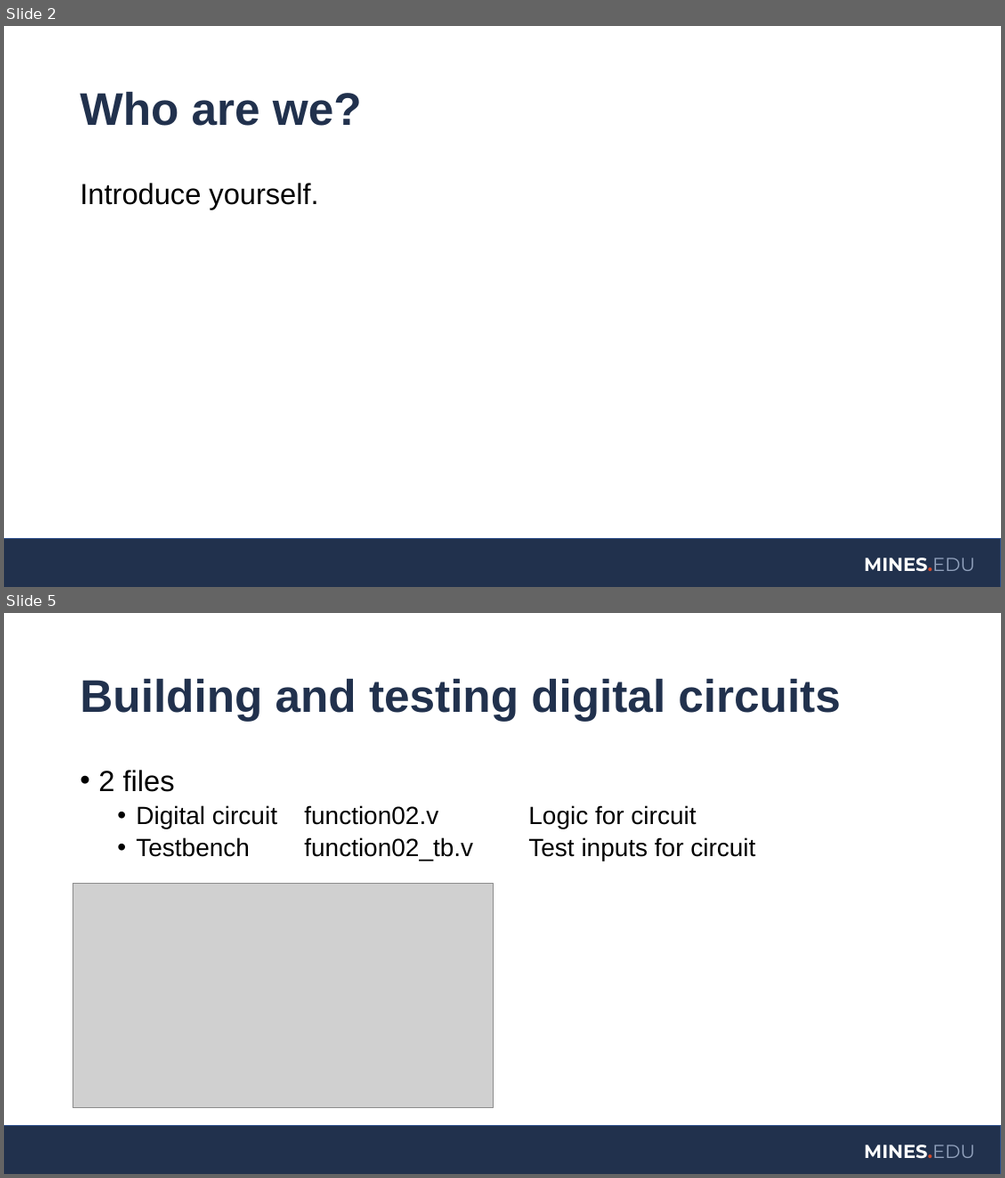
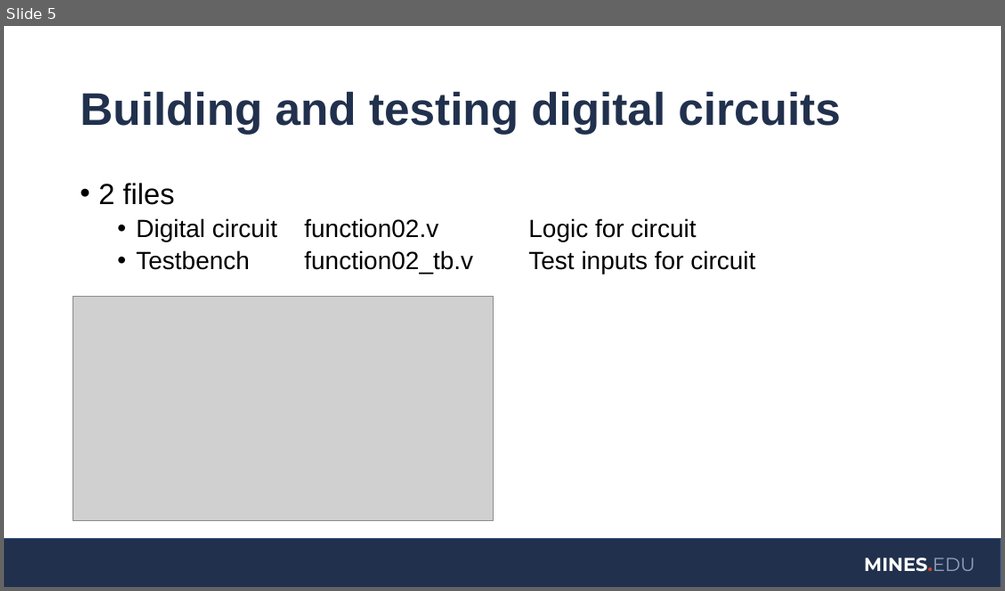
Before and after one commit to coulston/Digital-Design, a slide deck: Laboratory Latex/Lab01SimpleVerilog/LMS Upload Lab01/Lab01 presentation.pptx. Shown one above the other, each under a label of ours: slides 2 and 5 before the commit, slide 5 after it; the slides between them are not shown. The pictures are 1005x1178 and 1005x591 pixels, drawn with LibreOffice and Linux fonts; fonts in the diff are those of the drawing; grey boxes stand for pictures; background and template pictures are left out. Boxes give left, top, right and bottom in pixels: in the first picture for what was removed or moved away, otherwise in the second. Text is boxed around its words. In the diff, an @@ line names an element or a change of style, - is before the commit and + after.

```diff
--- a/Laboratory Latex/Lab01SimpleVerilog/LMS Upload Lab01/Lab01 presentation.pptx
+++ b/Laboratory Latex/Lab01SimpleVerilog/LMS Upload Lab01/Lab01 presentation.pptx
@@ slide 2 removed at [4, 26, 1001, 587], background #FFFFFF; not listed: 2 template elements that a slide beside it also shows @@
@@ title removed at [80, 91, 362, 126] @@
-Who are we?
@@ text removed at [80, 183, 318, 209] @@
-Introduce yourself.
```
Also in this commit, not shown: 2 slides changed, 6 slides added, 1 other slide removed, 31 other files.
